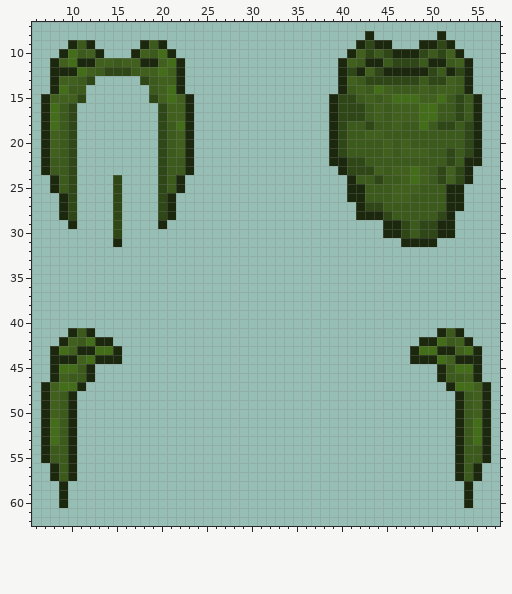
A pixel-art sprite gets an edit: Resources/Textures/Afgan/Clothing/Neck/light.rsi/equipped-NECK.png. Above: the version before the commit.
The file is 64x64 pixels. Shown: x 6..57, y 7..62.
Once edited:
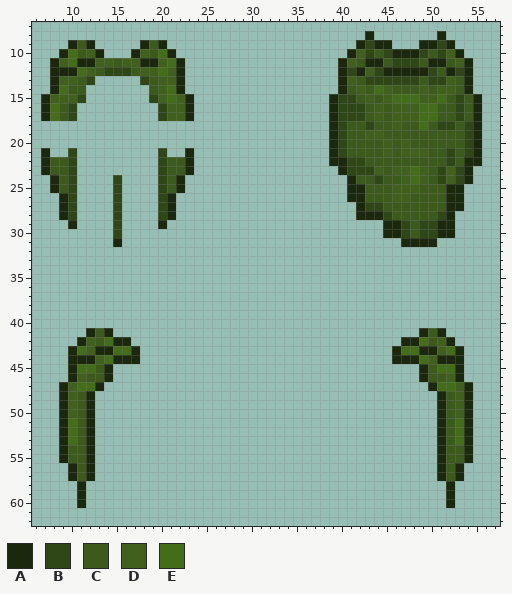
Palette (. is transparent): A #1b280d  B #2f4617  C #3d5a1d  D #41601e  E #446d19
Difference:
Changed rows in their new state; - is an unchanged pixel.
first column x 7:
18 ....---------....
19 ....---------....
20 ....---------....
21 -..-----------..-
first column x 7:
41 ---..-CA----------------------------------AC-..---
42 --..ADCEAA------------------------------AAECDA..--
43 -..AEDAAEEA----------------------------AEEAADEA..-
44 -..-AADE-AA----------------------------AA-EDAA-..-
45 -..AEECA----------------------------------ACEEA..-
46 -..ADCCA----------------------------------ACCDA..-
47 ..ADEEA------------------------------------AEEDA..
48 ..ADCA--------------------------------------ACDA..
49 ..ADCA--------------------------------------ACDA..
50 ..ADCA--------------------------------------ACDA..
51 ..AECA--------------------------------------ACEA..
52 ..AECA--------------------------------------ACEA..
53 ..AECA--------------------------------------ACEA..
54 ..ACCA--------------------------------------ACCA..
55 ..ACCA--------------------------------------ACCA..
56 -..-CA--------------------------------------AC-..-
57 -..-CA--------------------------------------AC-..-
58 --.-A----------------------------------------A-.--
59 --.-A----------------------------------------A-.--
60 --.-A----------------------------------------A-.--
Boxes around the changes in both pictures, in picture pixels (x1, y1, x2, y2):
erased: (41, 121, 77, 157)
erased: (158, 121, 194, 157)
changed: (41, 328, 140, 508)
changed: (392, 328, 491, 508)
